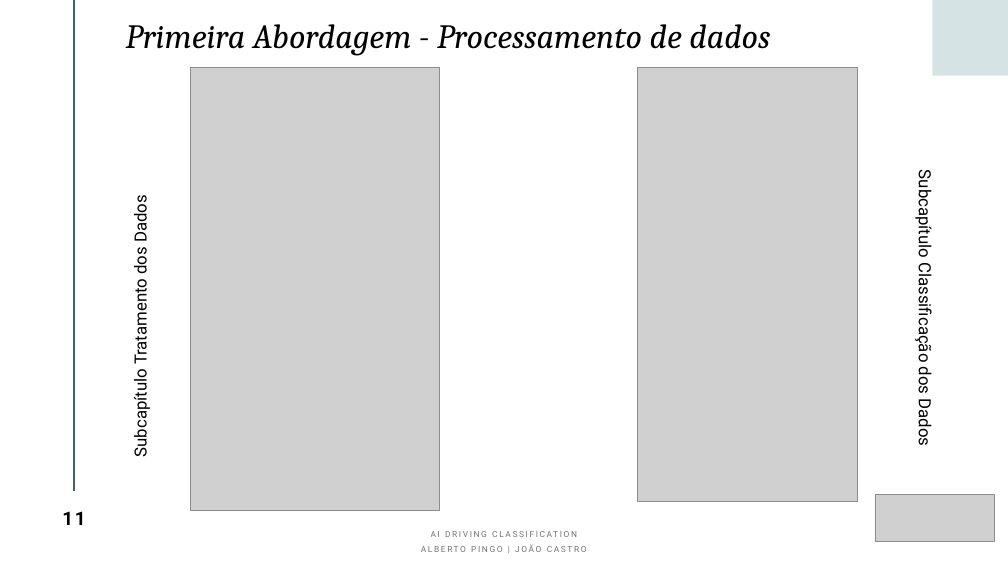
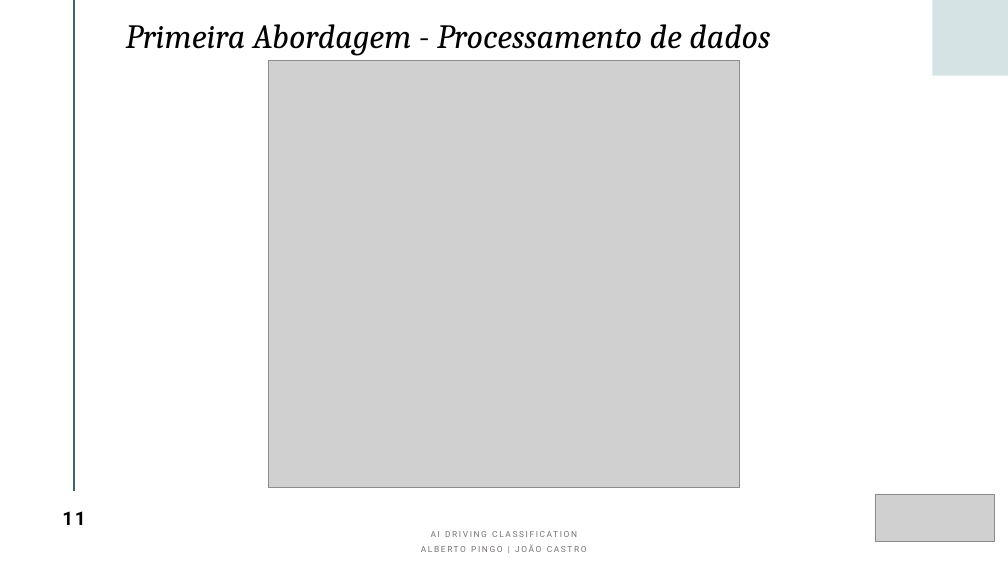
Before and after one commit to albertopingo/AI-driving-classification_FinalProject_CEng, a slide deck: slide 11 of ProjInf_AI_Driving_Classification.pptx. Drawn at 1008x567 pixels with LibreOffice and Linux fonts; fonts in the diff are those of the drawing; grey boxes stand for pictures. Boxes give left, top, right and bottom in pixels: in the first picture for what was removed or moved away, otherwise in the second. Text is boxed around its words. In the diff, an @@ line names an element or a change of style, - is before the commit and + after.

Commit message:
Update pptx

```diff
--- a/ProjInf_AI_Driving_Classification.pptx
+++ b/ProjInf_AI_Driving_Classification.pptx
@@ picture removed at bbox=[191, 68, 439, 511] @@
@@ picture added at bbox=[269, 60, 740, 488] @@
@@ picture removed at bbox=[637, 68, 857, 502] @@
@@ text removed at bbox=[914, 178, 936, 445] @@
-Subcapítulo Classificação dos Dados
@@ text removed at bbox=[129, 199, 151, 455] @@
-Subcapítulo Tratamento dos Dados
```
Also in this commit, not shown: 4 slides added.
